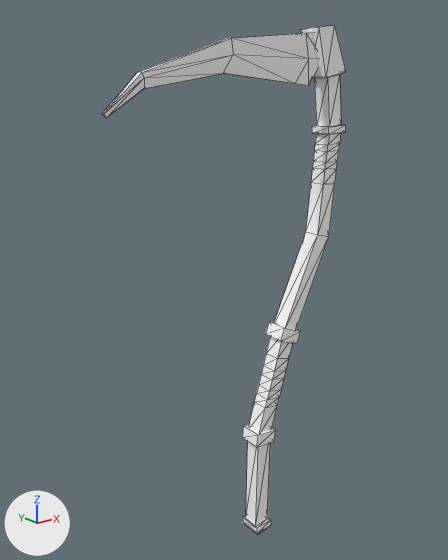
The glTF model assets/synty/simple_fantasy/models/SF_Wep_Scythe_01.glb, before and after one commit.
Before and after are seen from a 50 mm camera at (-0.0241, -0.0289, 0.0317) aimed at (-0.0002, 0.001, 0.0198). The lights are fixed; the arrows at lower left show +X, +Y and +Z. Mesh edges are drawn as thin lines.

Objects in the first picture: 'SF_Wep_Scythe_01'.
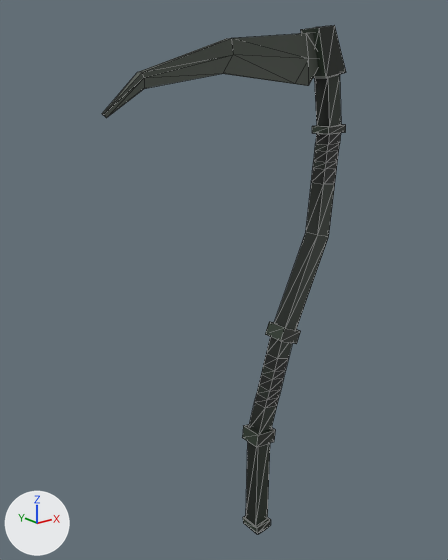
Where the change shows, as pixel boxes (x1, y1, x2, y2) in the pictures (448 x 560 px):
'SF_Wep_Scythe_01', surface changed (grey to black): (102, 25, 346, 534) in both

The change, as a diff of the scene's bpy script:
```diff
--- a/assets/synty/simple_fantasy/models/SF_Wep_Scythe_01.glb.py
+++ b/assets/synty/simple_fantasy/models/SF_Wep_Scythe_01.glb.py
@@ img_undead_footman_01 @@
+img_undead_footman_01 = load_image('Undead_Footman_01', '_unpacked/Undead_Footman_01', 512, 512, 'sRGB')
@@ mat_lambert1 @@
 mat_lambert1 = principled_material('lambert1')
-mat_lambert1.base_color = (1.0, 1.0, 1.0)  # white #ffffff
+mat_lambert1.texture = img_undead_footman_01
 mat_lambert1.roughness = 0.553
```
